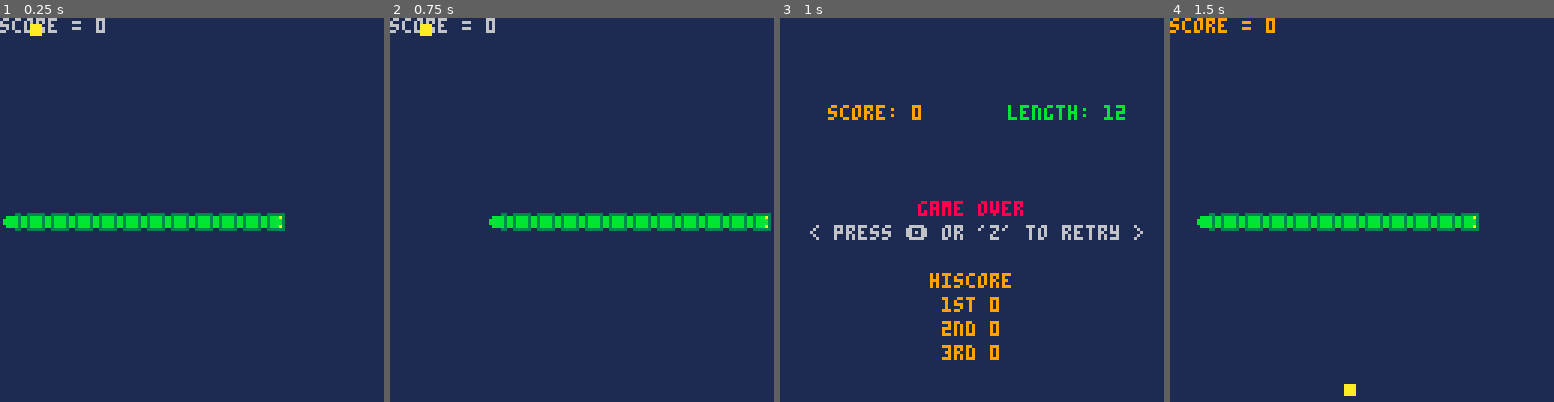
Above: before the commit, frames 1-4 (left to right).
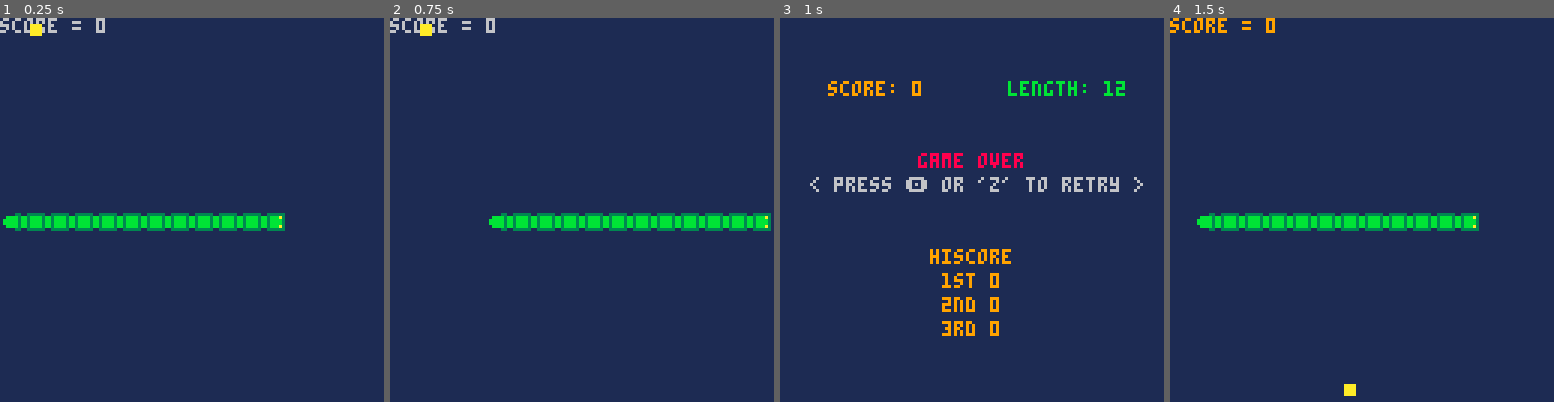
Above: after the commit, the same moments.

Repository: kakardo/Pico-8
Game: PICO-8 cartridge game carts/01 grone orm (snake clone)/snake.p8
Two runs of this game, one before a commit and one after it. Both use one fixed random seed, a clock stepped at 60 frames per second and the inputs below.
Inputs:
- Up to frame 1 (0.25 s): no input
- Up to frame 2 (0.75 s): tap X (X key) at 0.33 s; tap O (Z key) at 0.7 s
- Up to frame 3 (1 s): no input
- Up to frame 4 (1.5 s): tap X (X key) at 1.07 s

Frames 1-2 are identical in both runs. In frame 3, 6.1% of the frame differs, in the area x 7-95%, y 16-90%; in frame 4, nothing differs.

Commit message:
Found logic bug in submit_score

Diff:
--- a/game carts/01 grone orm (snake clone)/main.lua
+++ b/game carts/01 grone orm (snake clone)/main.lua
@@ -27,6 +27,7 @@
 			tail will have time to move away unless we grow by
 			eating the same movement step / tick.                   <2025-10-06>
 	- Input buffering (instead of polling).                     <2025-10-07>
+	- Top scores are shown on hiscore table.										<2025-10-20>
 
 	TODO
 	- Make suicide turn a toggle-able option.
@@ -145,7 +146,7 @@
 	elseif new_score > hiscore[2] then
 		hiscore[3] = hiscore[2]
 		hiscore[2] = new_score
-	elseif new_score > hiscore[1] then
+	elseif new_score > hiscore[3] then
 		hiscore[3] = new_score
 	else
 		return -- not top three
--- a/game carts/01 grone orm (snake clone)/ui.lua
+++ b/game carts/01 grone orm (snake clone)/ui.lua
@@ -6,17 +6,16 @@
 ]]--
 
 function print_ui()
-  print_centered("score: "..score, 32, 32, 9)
-  print_centered("length: "..body.segments + 1, 96, 32, 11)
-  print_centered("game over", 64, 64, 8)
-  -- print_centered("press \"ctr + r\" to restart",64,72,13)
-  print_centered("< press 🅾️ or \'z\' to retry >", 64, 72, 6)
+  print_centered("score: "..score, 32, 24, 9)
+  print_centered("length: "..body.segments+1, 96, 24, 11)
+  print_centered("game over", 64, 48, 8)
+  print_centered("< press 🅾️ or \'z\' to retry >", 64, 56, 6)
   --print_centered("adjust starting speed",64,88,5)
 
-  print_centered("hiscore", 64, 88, 137)
-  print_centered("1st "..hiscore[1], 64, 96, 137)
-  print_centered("2nd "..hiscore[2], 64, 104, 137)
-  print_centered("3rd "..hiscore[3], 64, 112, 137)
+  print_centered("hiscore", 64, 80, 137)
+  print_centered("1st "..hiscore[1], 64, 88, 137)
+  print_centered("2nd "..hiscore[2], 64, 96, 137)
+  print_centered("3rd "..hiscore[3], 64, 104, 137)
 end
 
 -- LAST_LINE_OF_UI_LUA
